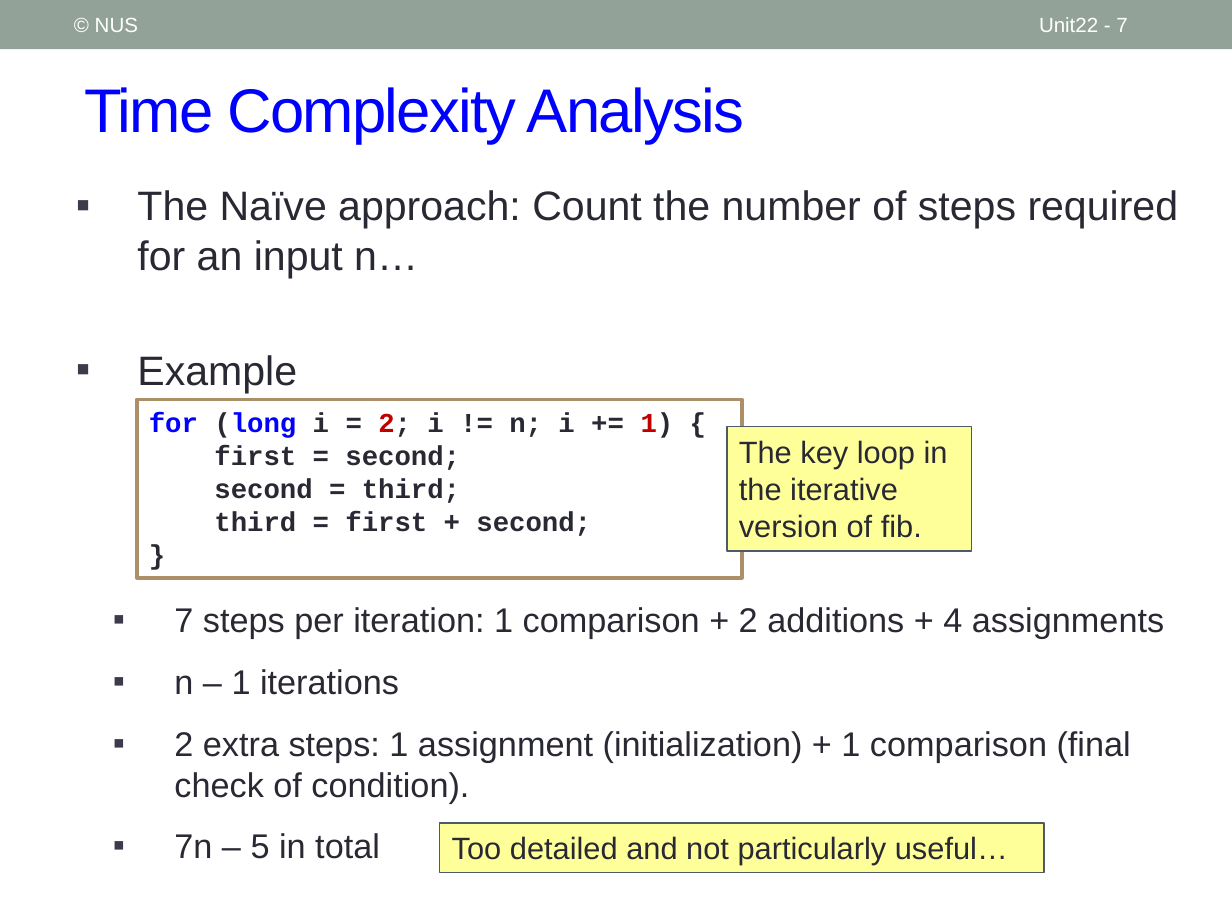
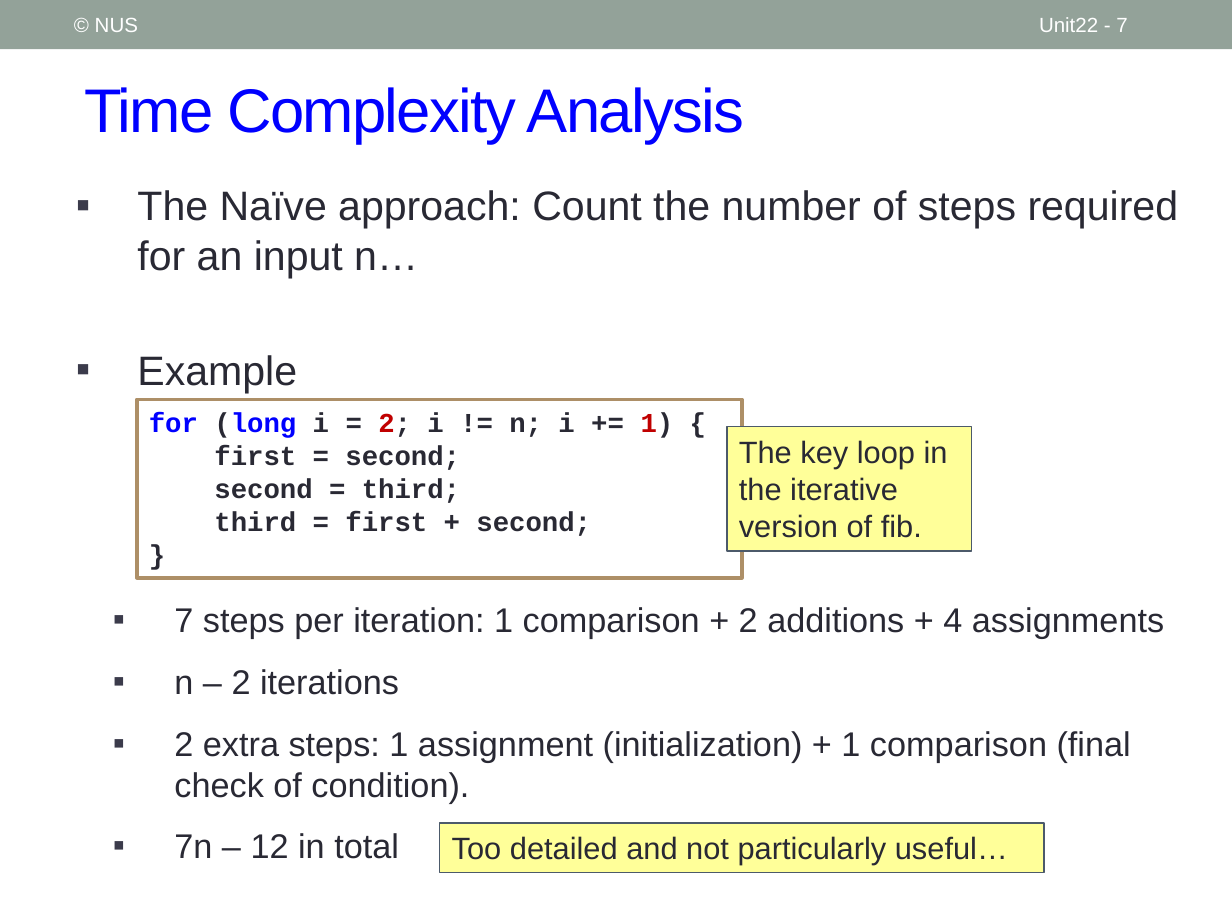
Before and after one commit to nus-cs1010-2021-s2/website, a slide deck: slide 7 of slides/Unit22_Efficiency.pptx. Drawn at 1232x924 pixels with LibreOffice and Linux fonts; fonts in the diff are those of the drawing. Boxes give left, top, right and bottom in pixels: in the first picture for what was removed or moved away, otherwise in the second. Text is boxed around its words. In the diff, an @@ line names an element or a change of style, - is before the commit and + after.

```diff
--- a/slides/Unit22_Efficiency.pptx
+++ b/slides/Unit22_Efficiency.pptx
@@ text at (x1=174, y1=669, x2=399, y2=695): text changed @@
-  ▪ n – 1 iterations
+  ▪ n – 2 iterations
@@ text at (x1=174, y1=833, x2=399, y2=859): text changed @@
-  ▪ 7n – 5 in total
+  ▪ 7n – 12 in total
```
Also in this commit, not shown: 2 other slides changed, 5 other files.
